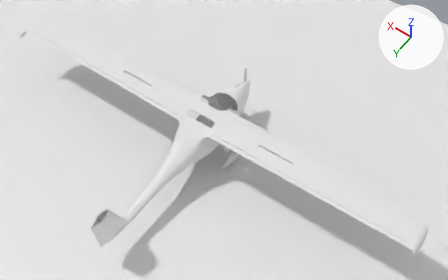
A saved change to the Blender file model/pipistrel-virus.blend.
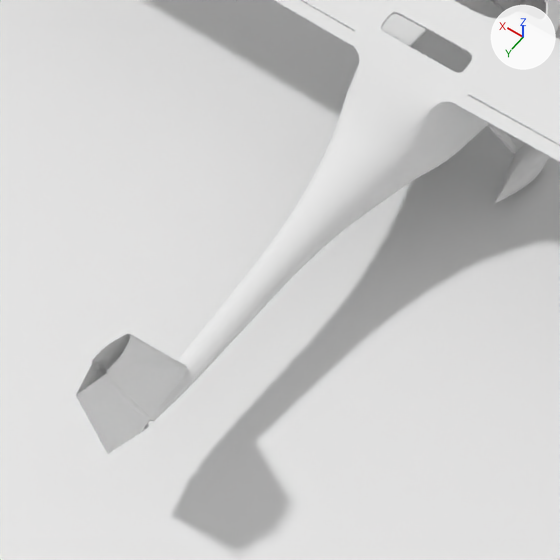
Each version is shown whole from a 50 mm camera at (-6.53, 7.16, 13.04) aimed at (-0.71, -0.98, 0.25), then close up on the part from 15% to 54% of the width and 38% to 100% of the height. Every picture has the same lights, and +X, +Y and +Z are marked at upper right.

Names of what the first close-up shows: 'Plane.001', 'fuselage', 'left flaperon', 'right flaperon', 'right wheel fairing', 'rudder', 'wings'.
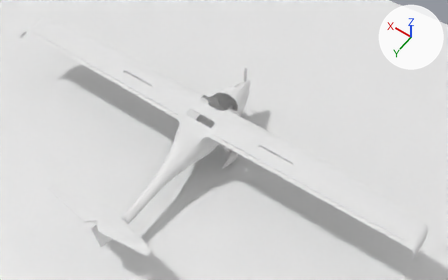
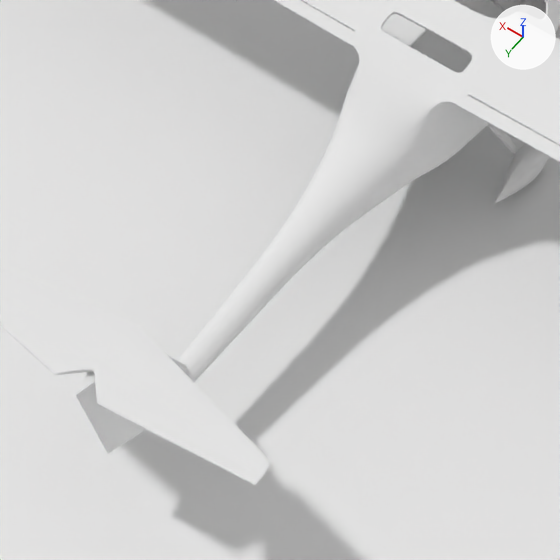
Commit message: horiz stabilizer and elevator

The change, as a diff of the scene's bpy script:
```diff
--- a/model/pipistrel-virus.blend.py
+++ b/model/pipistrel-virus.blend.py
@@ me_rudder @@
 # used by ob_rudder; location = (0.0, 2.66, -0.2)
-me_rudder.from_pydata(...)  # 56 vertices, 42 faces; spans x 0.0..0.071, y -0.039..0.499, z -0.106..1.018
+me_rudder.from_pydata(...)  # 43 vertices, 32 faces; spans x 0.0..0.071, y -0.039..0.499, z -0.071..1.018
+# me_rudder part 1
+# 20 vertices are removed from x 0.0..0.071, y -0.007..0.4, z -0.106..0.001
+# 26 faces are deleted
+# 19 vertices move from x 0.0..0.058, y -0.007..0.407, z -0.06..0.048 to x 0.0..0.06, y 0.035..0.405, z -0.071..0.058
+# 7 vertices are added at x 0.0..0.066, y 0.035..0.398, z -0.071..1.015
+# 16 new faces join them
 me_rudder.materials.append(mat_body)
@@ me_horizontal_stabilizer @@
+me_horizontal_stabilizer.from_pydata(...)  # 105 vertices, 91 faces; spans x 0.0..1.51, y -0.27..0.13, z -0.02..0.03
+me_horizontal_stabilizer.polygons.foreach_set('use_smooth', [True] * 91)
+me_horizontal_stabilizer.materials.append(mat_body)  # white #e7e7e7
@@ me_elevator @@
+me_elevator.from_pydata(...)  # 64 vertices, 61 faces; spans x 0.0..1.51, y 0.13..0.38, z -0.02..0.02
+me_elevator.polygons.foreach_set('use_smooth', [True] * 61)
+me_elevator.materials.append(mat_body)  # white #e7e7e7
@@ ob_horizontal_stabilizer @@
+ob_horizontal_stabilizer = bpy.data.objects.new('horizontal stabilizer', me_horizontal_stabilizer)
+ob_horizontal_stabilizer.location = (0.0, 2.77, 0.86)
+_m = ob_horizontal_stabilizer.modifiers.new('Mirror', 'MIRROR')
+_m = ob_horizontal_stabilizer.modifiers.new('Subsurf', 'SUBSURF')
+_m = ob_horizontal_stabilizer.modifiers.new('EdgeSplit', 'EDGE_SPLIT')
@@ ob_elevator @@
+ob_elevator = bpy.data.objects.new('elevator', me_elevator)
+ob_elevator.location = (0.0, 2.77, 0.86)
+_m = ob_elevator.modifiers.new('Mirror', 'MIRROR')
+_m = ob_elevator.modifiers.new('Subsurf', 'SUBSURF')
+_m = ob_elevator.modifiers.new('EdgeSplit', 'EDGE_SPLIT')
+_m.use_edge_angle = False
```

Changed parts and their boxes (x1, y1, x2, y2) in the close-ups (560 x 560 px):
'horizontal stabilizer', added
    after: (0, 268, 271, 475)
'elevator', added
    after: (0, 296, 264, 485)
'rudder', reshaped
    before: (76, 363, 151, 454)
    after: (76, 372, 145, 454)
part 1 of me_rudder, cut back
    before: (76, 364, 151, 449)
    after: (76, 372, 145, 449)
